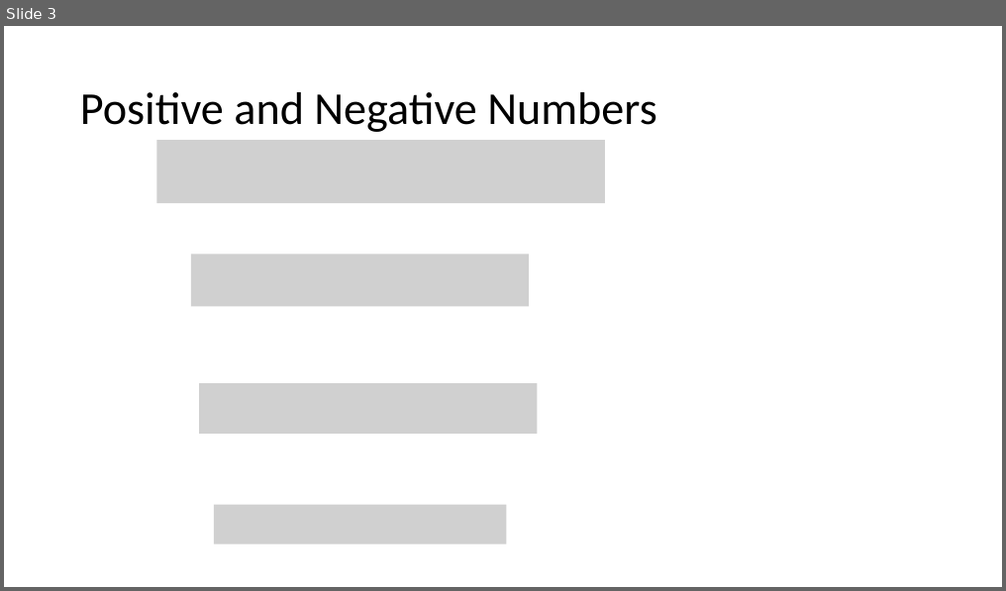
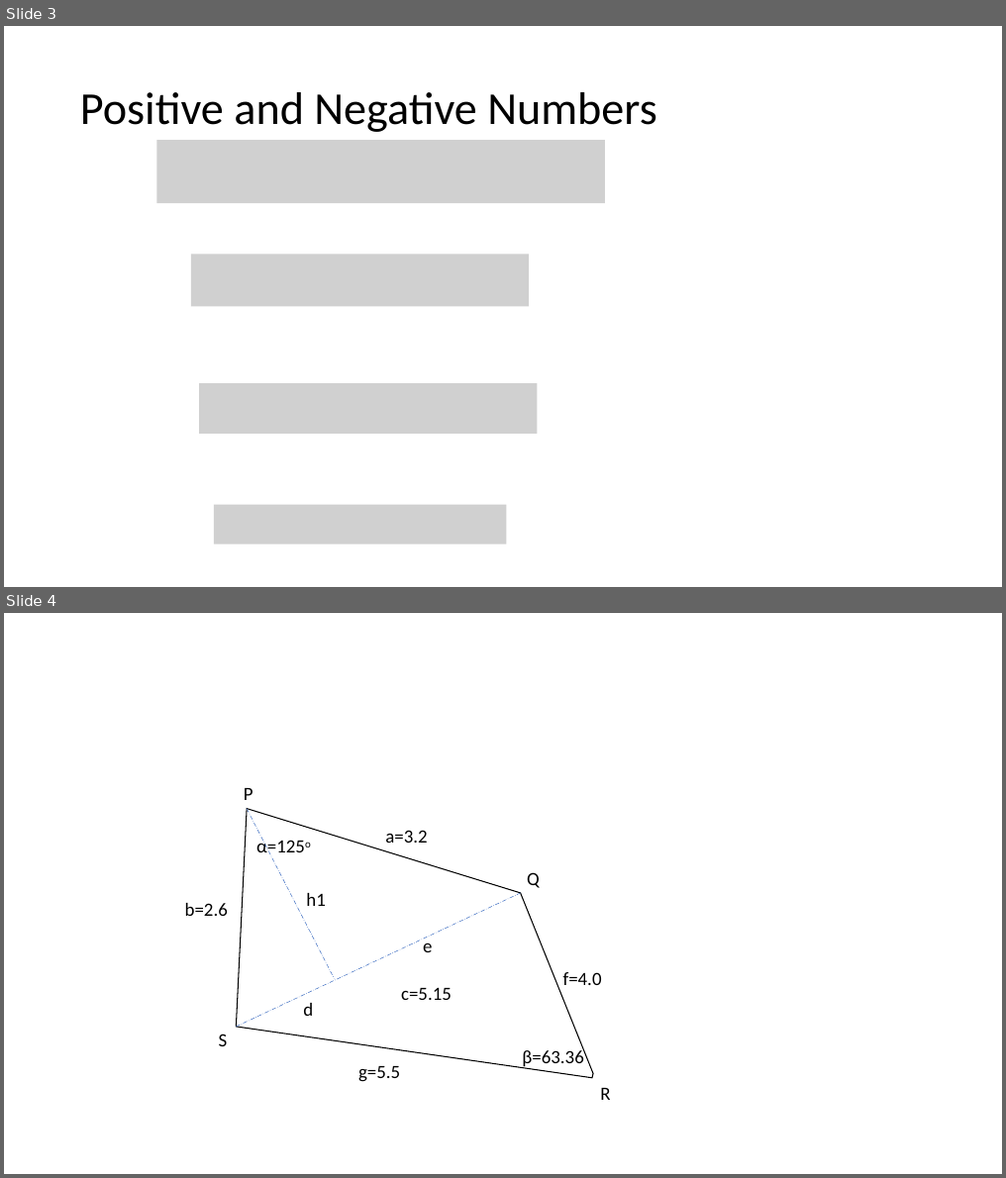
Before and after one commit to deeperj/dillinger, a slide deck: thesis/ukapp2/wqu_isc/shilling_dsp.pptx. Shown one above the other, each under a label of ours: slide 3 before the commit, slides 3 and 4 after it. The pictures are 1006x591 and 1006x1178 pixels, drawn with LibreOffice and Linux fonts; fonts in the diff are those of the drawing; grey boxes stand for pictures. Boxes give left, top, right and bottom in pixels: in the first picture for what was removed or moved away, otherwise in the second. Text is boxed around its words. In the diff, an @@ line names an element or a change of style, - is before the commit and + after.

```diff
--- a/thesis/ukapp2/wqu_isc/shilling_dsp.pptx
+++ b/thesis/ukapp2/wqu_isc/shilling_dsp.pptx
@@ slide 4 added at box(4, 613, 1002, 1174), background #FFFFFF @@
@@ group added at box(185, 788, 610, 1100): 14 texts, 2 lines, 1 freeform shape @@
+P
+Q
+R
+S
+α=125o
+a=3.2
+b=2.6
+c=5.15
+e
+d
+h1
+f=4.0
+g=5.5
+β=63.36
```
Also in this commit, not shown: 1 other slide added, 1 slide removed, 54 other files.
